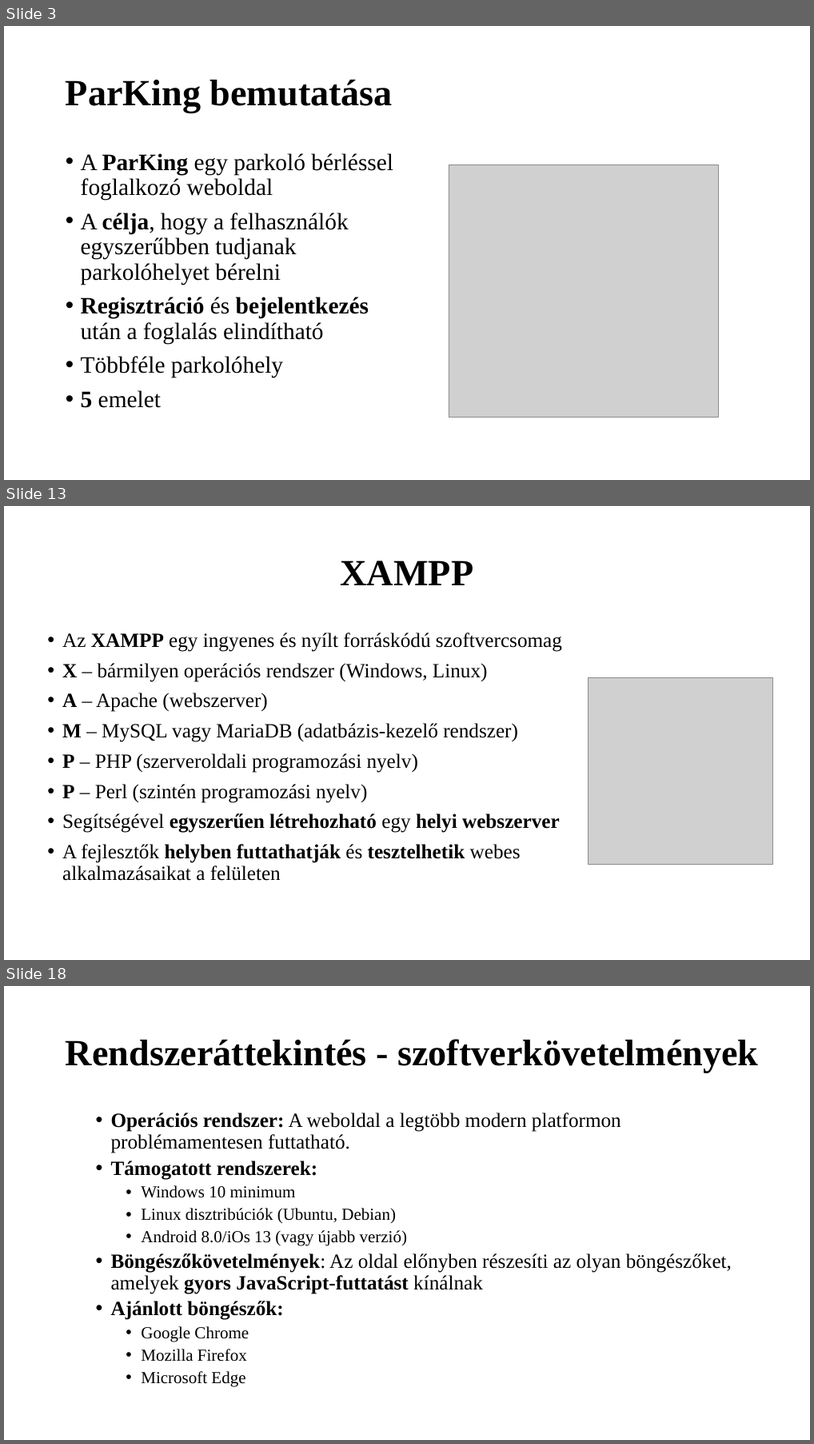
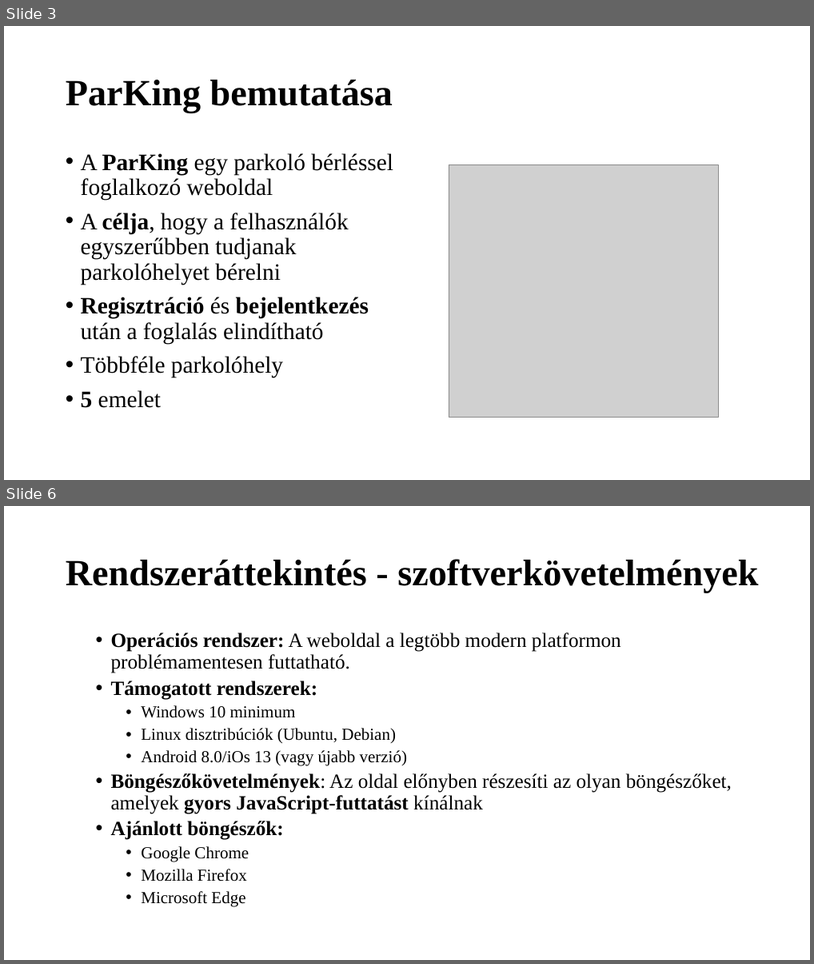
Before and after one commit to K0RN3L07/ParKing, a slide deck: Dokumentáció/ParKing-prezentacio.pptx. Shown one above the other, each under a label of ours: slides 3, 13 and 18 before the commit, slides 3 and 6 after it; the slides between them are not shown. The pictures are 814x1444 and 814x964 pixels, drawn with LibreOffice and Linux fonts; fonts in the diff are those of the drawing; grey boxes stand for pictures. Boxes give left, top, right and bottom in pixels: in the first picture for what was removed or moved away, otherwise in the second. Text is boxed around its words. In the diff, an @@ line names an element or a change of style, - is before the commit and + after.

```diff
--- a/Dokumentáció/ParKing-prezentacio.pptx
+++ b/Dokumentáció/ParKing-prezentacio.pptx
@@ slide 13 removed at box(4, 506, 810, 960), background #FFFFFF @@
@@ title removed at box(341, 560, 474, 585) @@
-XAMPP
@@ text removed at box(62, 632, 562, 880) @@
-• Az XAMPP egy ingyenes és nyílt forráskódú szoftvercsomag
-• X – bármilyen operációs rendszer (Windows, Linux)
-• A – Apache (webszerver)
-• M – MySQL vagy MariaDB (adatbázis-kezelő rendszer)
-• P – PHP (szerveroldali programozási nyelv)
-• P – Perl (szintén programozási nyelv)
-• Segítségével egyszerűen létrehozható egy helyi webszerver
-• A fejlesztők helyben futtathatják és tesztelhetik webes alkalmazásaikat a felületen
@@ picture removed at box(588, 677, 774, 864) @@
@@ what was slide 18 is now slide 6 @@
```
Also in this commit, not shown: 3 slides changed, 11 other slides removed, 1 other file.
